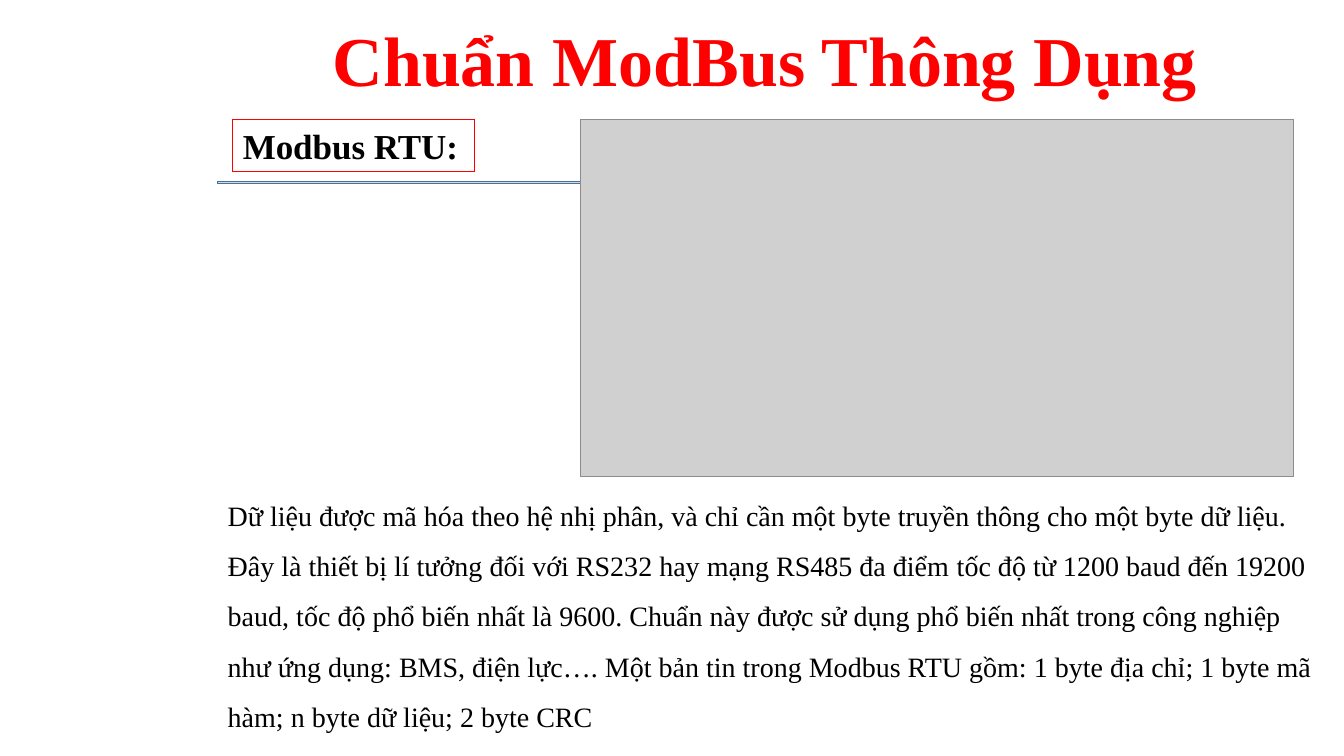
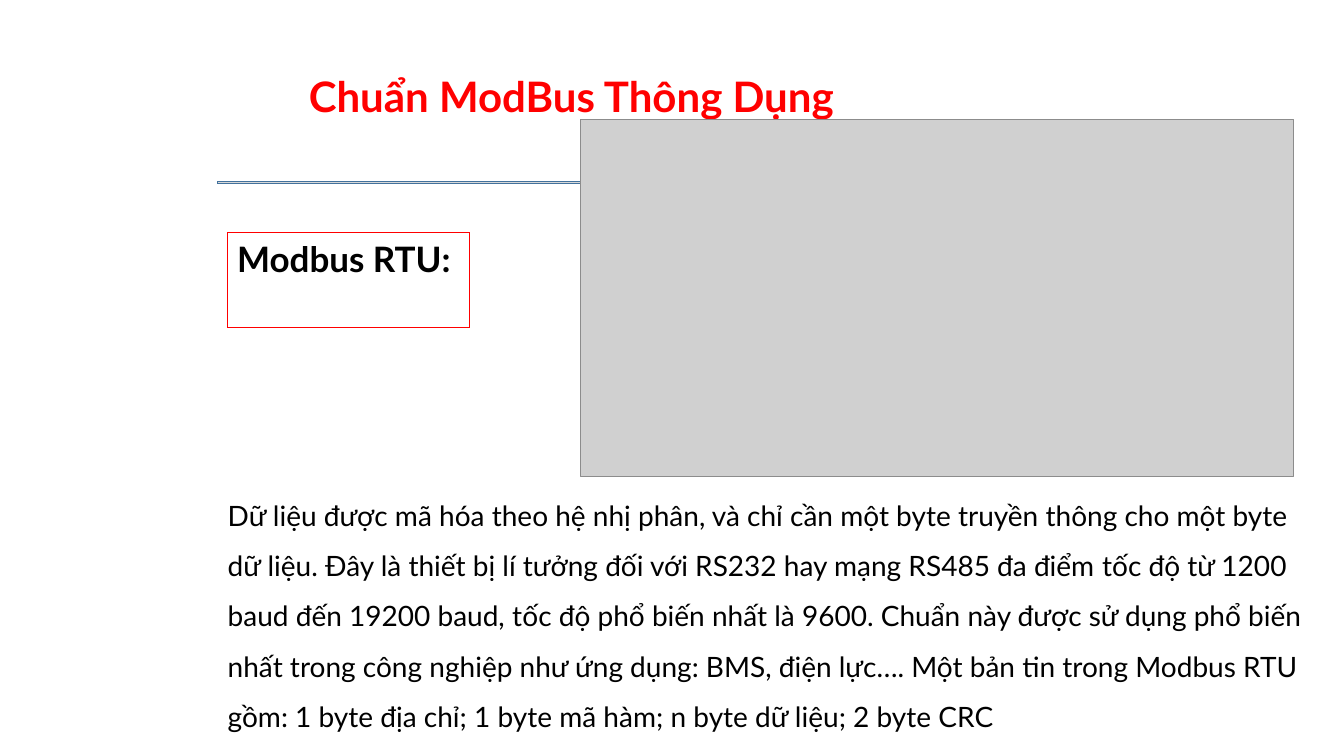
Before and after one commit to daotuyen9244/Indruino-Iot-Project, a slide deck: slide 4 of FW/Tuan/Week 4/Powerpoint tuần 4/ModBus.pptx. Drawn at 1344x756 pixels with LibreOffice and Linux fonts; fonts in the diff are those of the drawing; grey boxes stand for pictures; background and template pictures are left out. Boxes give left, top, right and bottom in pixels: in the first picture for what was removed or moved away, otherwise in the second. Text is boxed around its words. In the diff, an @@ line names an element or a change of style, - is before the commit and + after.

```diff
--- a/FW/Tuan/Week 4/Powerpoint tuần 4/ModBus.pptx
+++ b/FW/Tuan/Week 4/Powerpoint tuần 4/ModBus.pptx
@@ text "Chuẩn ModBus Thông Dụng": place and size @@
-text "Chuẩn ModBus Thông Dụng" at (333, 35, 1196, 99)
+text "Chuẩn ModBus Thông Dụng" at (309, 77, 834, 121)
@@ text "Chuẩn ModBus Thông Dụng" at (309, 77, 834, 121): size 50 to 30 pt, font Times New Roman to Lato @@
@@ rectangle "Modbus RTU:" at (227, 232, 469, 327): font Times New Roman to Lato @@
@@ rectangle "Modbus RTU:": place and size @@
-rectangle "Modbus RTU:" at (233, 119, 475, 171)
+rectangle "Modbus RTU:" at (227, 232, 469, 327)
@@ text "Dữ liệu được mã hóa ..." at (228, 503, 1301, 732): font Times New Roman to Lato @@
```
Also in this commit, not shown: 10 other slides changed, 2 other files.
